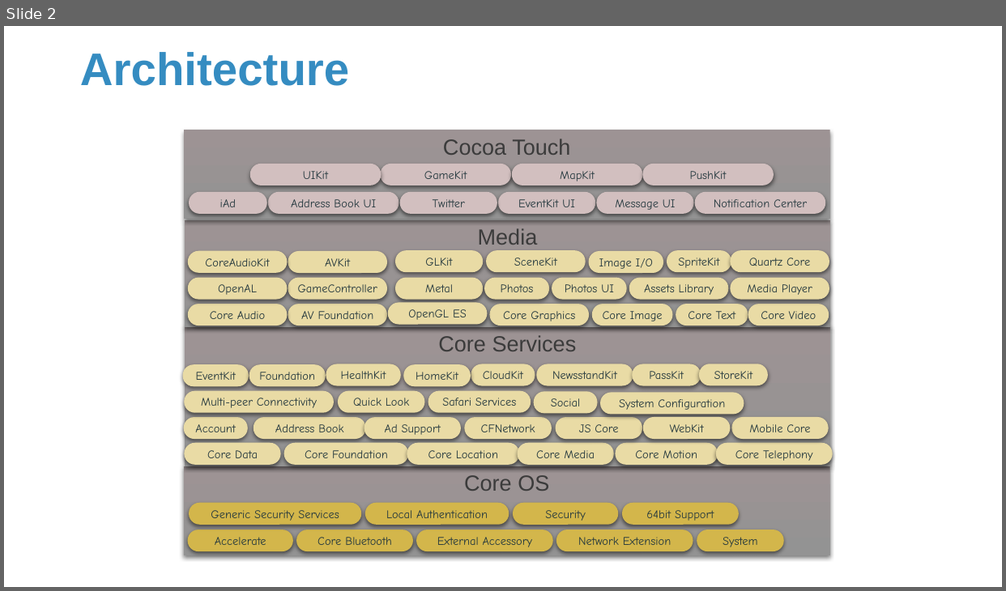
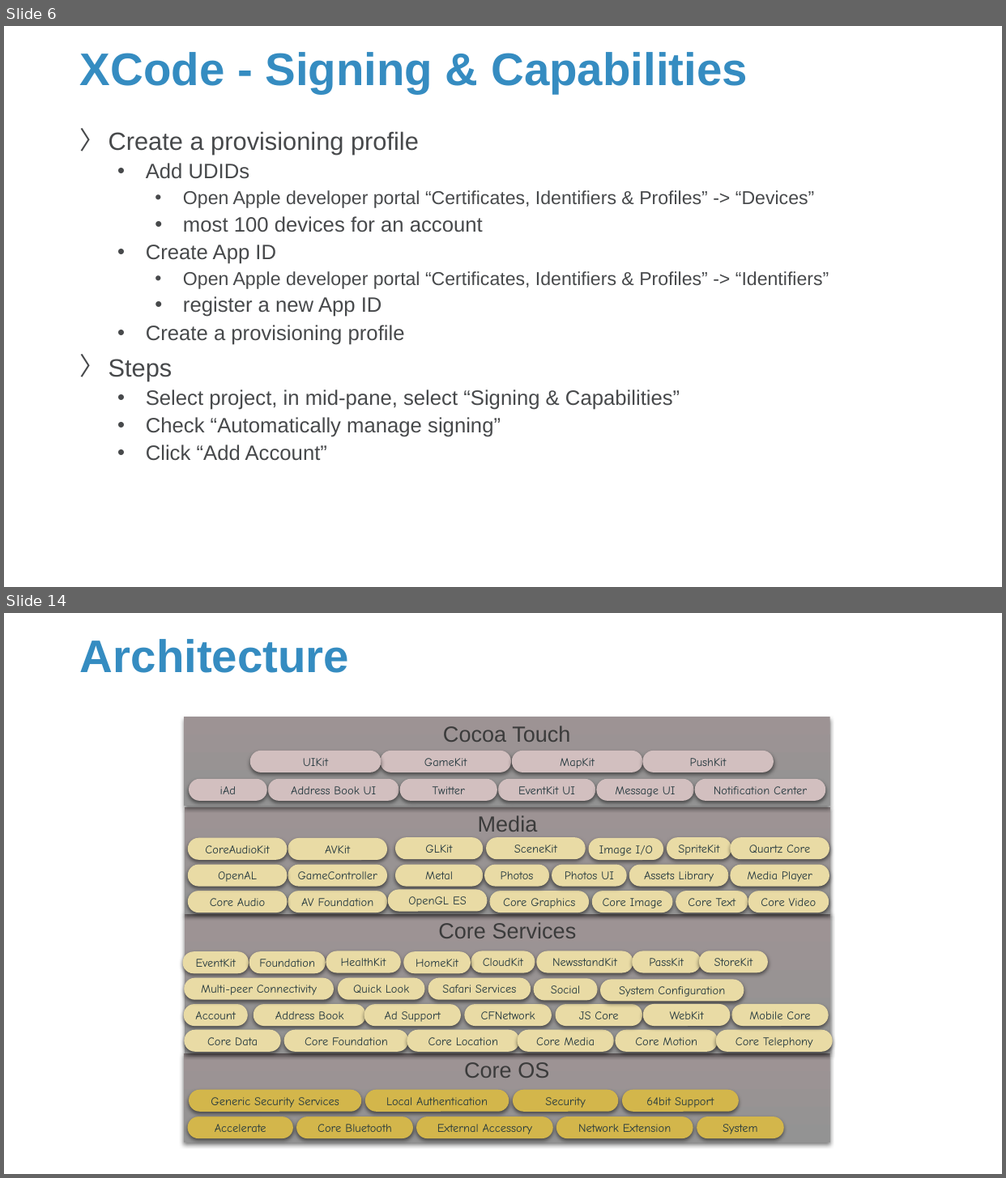
Before and after one commit to Sparks-Lu/TechNotes, a slide deck: Misc/iOS_General.pptx. Shown one above the other, each under a label of ours: slide 2 before the commit, slides 6 and 14 after it; the slides between them are not shown. The pictures are 1006x591 and 1006x1178 pixels, drawn with LibreOffice and Linux fonts; fonts in the diff are those of the drawing; background and template pictures are left out. Boxes give left, top, right and bottom in pixels: in the first picture for what was removed or moved away, otherwise in the second. Text is boxed around its words. In the diff, an @@ line names an element or a change of style, - is before the commit and + after.

```diff
--- a/Misc/iOS_General.pptx
+++ b/Misc/iOS_General.pptx
@@ slide 6 added at (4,26,1002,587), background picture (left out) @@
@@ title added at (80,52,748,94), 44 pt, text #358CC1, bold @@
+XCode - Signing & Capabilities
@@ text added at (108,131,829,461), 20 pt, text #47494B @@
+〉 Create a provisioning profile
+  • Add UDIDs
+    • Open Apple developer portal “Certificates, Identifiers & Profiles” -> “Devices”
+    • most 100 devices for an account
+  • Create App ID
+    • Open Apple developer portal “Certificates, Identifiers & Profiles” -> “Identifiers”
+    • register a new App ID
+  • Create a provisioning profile
+〉 Steps
+  • Select project, in mid-pane, select “Signing & Capabilities”
+  • Check “Automatically manage signing”
+  • Click “Add Account”
@@ what was slide 2 is now slide 14 @@
```
Also in this commit, not shown: 1 slide changed, 11 other slides added, 9 other files.
